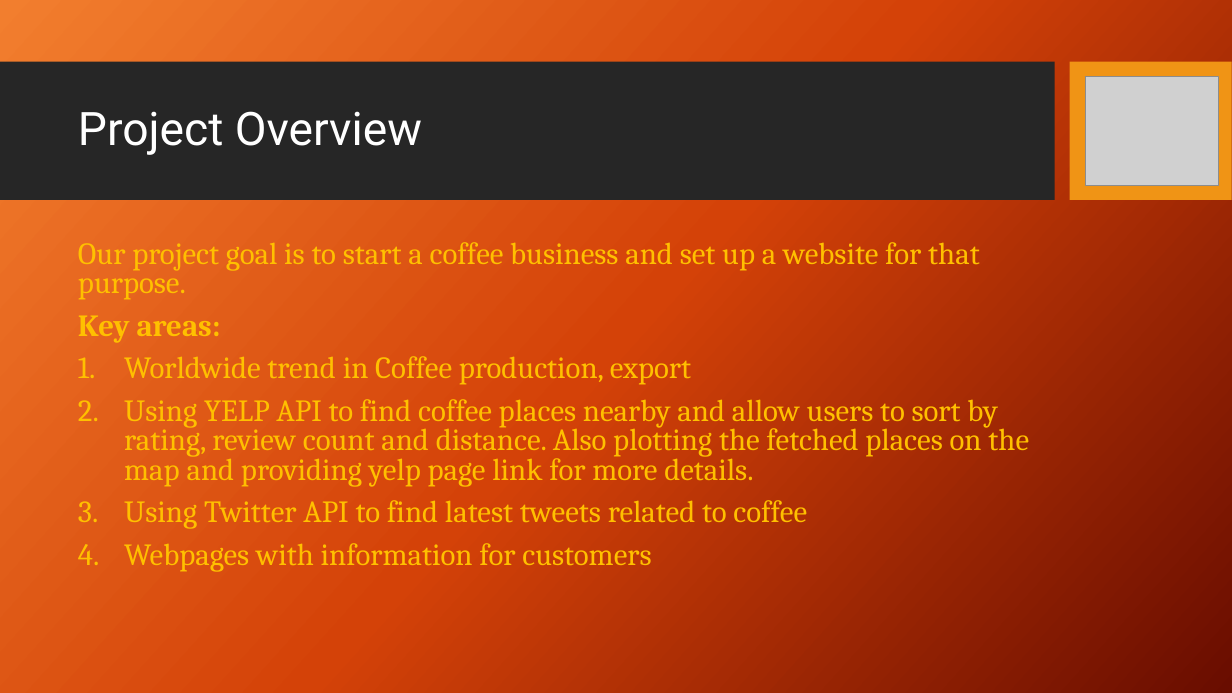
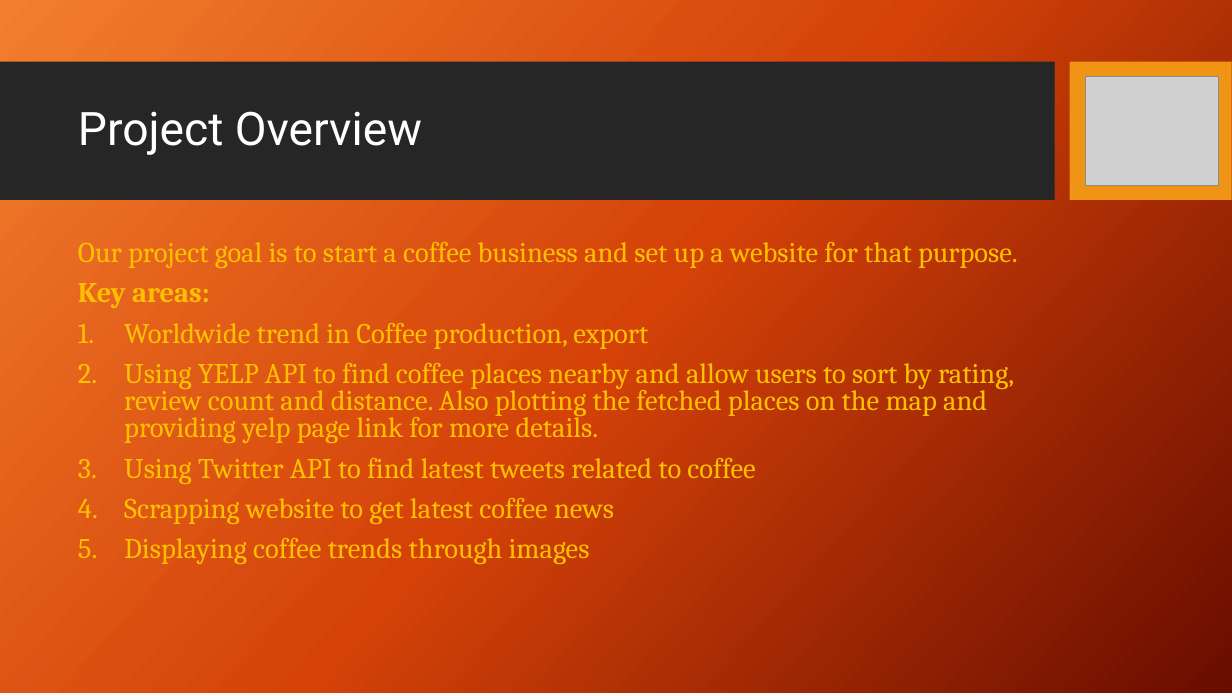
Before and after one commit to Randy0601/GroupProject2, a slide deck: slide 3 of Know Your Brew!.pptx. Drawn at 1232x693 pixels with LibreOffice and Linux fonts; fonts in the diff are those of the drawing; grey boxes stand for pictures; background and template pictures are left out. Boxes give left, top, right and bottom in pixels: in the first picture for what was removed or moved away, otherwise in the second. Text is boxed around its words. In the diff, an @@ line names an element or a change of style, - is before the commit and + after.

Commit message:
Updated pptx

```diff
--- a/Know Your Brew!.pptx
+++ b/Know Your Brew!.pptx
@@ text at [78,242,1018,484]: size 24 to 22.2 pt in "Our project goal is to start a ...", "Key areas:", "Worldwide trend in Coffee production, export", "Using YELP API to find coffee places ..." and 1 more places @@
@@ text at [124,498,614,564]: text changed; size 24 to 22.2 pt @@
-4. Webpages with information for customers
+4. Scrapping website to get latest coffee news
+5. Displaying coffee trends through images
```
Also in this commit, not shown: 1 other slide changed.
